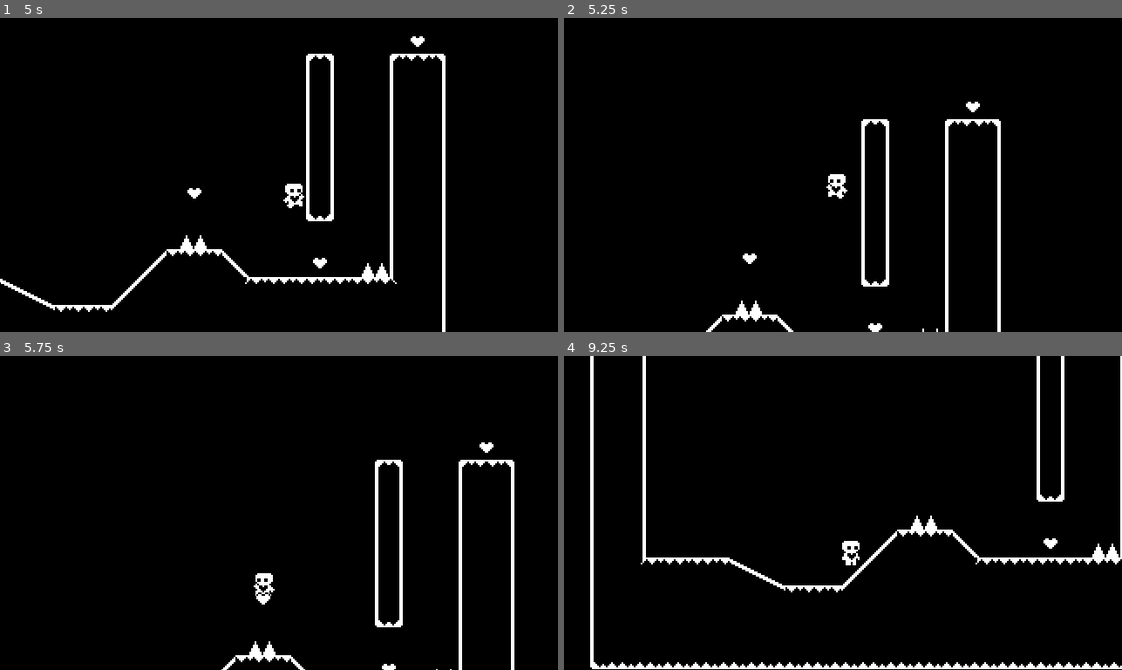
Above: before the commit, frames 1-4 (two rows, left to right).
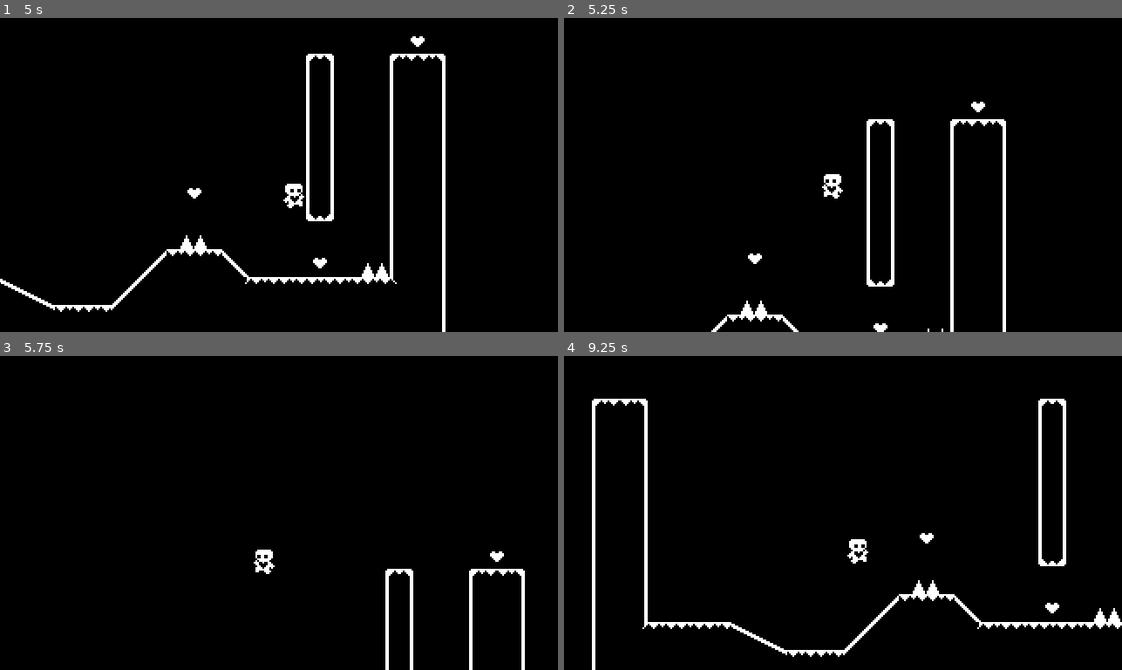
Above: after the commit, the same moments.

Repository: mubinulhaque/SimplePlatformer
Game: Godot game, scene res://start_menu.tscn
Two runs of this game, one before a commit and one after it. Both use one fixed random seed, a clock stepped at 60 frames per second and the inputs below.
Inputs:
- Up to frame 1 (5 s): click "Start" at 0.5 s; hold Right (game_right) 1.28-2.78 s; tap Space (game_jump) at 1.35, 1.52, 1.82, 2.1, 2.27, 2.57, 2.85, 3.6, 3.77, 4.07, 4.35, 4.52, 4.82 s; hold Left (game_left) 2.78-3.53 s; hold Right (game_right) from 3.53 s (still down)
- Up to frame 2 (5.25 s): release Right (game_right) at 5.03 s; hold Left (game_left) from 5.03 s (still down); tap Space (game_jump) at 5.1 s
- Up to frame 3 (5.75 s): keep holding Left (game_left); tap Space (game_jump) at 5.27, 5.57 s
- Up to frame 4 (9.25 s): release Left (game_left) at 5.78 s; hold Right (game_right) 5.78-6.53 s; tap Space (game_jump) at 5.85, 6.6, 6.77, 7.07, 7.35, 7.52, 7.82, 8.1, 8.27, 8.57, 8.85 s; hold Left (game_left) 6.53-8.03 s; hold Right (game_right) from 8.03 s (still down)

Frame 1 is identical in both runs. In frame 2, 3.9% of the frame differs, in the area x 25-80%, y 26-100%; in frame 3, 3.4%; in frame 4, 6.8%, in the area x 4-100%, y 0-100%.

Commit message:
Fixed wall jumping
Added a 0.1 second window where the player can wall-jump after leaving a wall to make wall jumping feel better. Also updated Godot to 4.1 and changed the Coyote Time to 0.1 seconds.

Diff:
--- a/player.gd
+++ b/player.gd
@@ -1,8 +1,4 @@
 extends CharacterBody2D
-
-# If the player has collided with a hazard
-func _on_hazard_detector_area_entered(_area):
-	global_position = starting_position
 
 @export var movement_data : PlayerMovementData
 
@@ -10,9 +6,11 @@
 var wall_jumping: bool = false
 # Get the gravity from the project settings to be synced with RigidBody nodes
 var gravity = ProjectSettings.get_setting("physics/2d/default_gravity")
+var old_wall_normal = Vector2.ZERO
 
 @onready var sprite = $AnimatedSprite2D
 @onready var coyote_jump_timer = $CoyoteJumpTimer
+@onready var wall_jump_timer = $WallJumpTimer
 @onready var starting_position = global_position
 
 func _physics_process(delta):
@@ -21,10 +19,17 @@
 		velocity.y += gravity * movement_data.gravity_scale * delta
 
 	# Handle wall jumping
-	if is_on_wall_only() and Input.is_action_just_pressed("game_jump"):
+	if ((is_on_wall_only() or wall_jump_timer.time_left > 0.0)
+			and Input.is_action_just_pressed("game_jump")):
 		# If the player is only colliding with a wall (and not the floor)
-		# and wants to jump
+		# or has just left the wall and wants to jump
 		var wall_normal = get_wall_normal()
+
+		if wall_jump_timer.time_left > 0.0: # If the player has just left the wall
+			# Get the old wall normal since get_wall_normal() only returns
+			# a value if the player is colliding with a wall
+			wall_normal = old_wall_normal
+
 		velocity.x = wall_normal.x * movement_data.speed
 		velocity.y = movement_data.jump_velocity
 		sprite.flip_h = (velocity.x < 0)
@@ -71,11 +76,31 @@
 	if not is_on_floor():
 		sprite.play("jump")
 
-	# Move while accounting for Coyote Time
+	# Check for the player colliding with the level
 	var was_on_floor = is_on_floor()
+	var was_on_wall = is_on_wall_only()
+
+	# Update old wall normal
+	if was_on_wall:
+		old_wall_normal = get_wall_normal()
+
 	move_and_slide()
+
+	# Start the Coyote Timer
 	var just_left_ground = was_on_floor and not is_on_floor() and velocity.y >= 0
 	if just_left_ground: # If the player just left the ground and now falling
 		coyote_jump_timer.start()
 
+	# Start the Wall Jump Timer
+	var just_left_wall = was_on_wall and not is_on_wall_only()
+	if just_left_wall:
+		wall_jump_timer.start()
+
+	# Set wall jumping to false so that players can wall jump again
 	wall_jumping = false
+
+
+# If the player has collided with a hazard
+func _on_hazard_detector_area_entered(_area):
+	# Reset the player's position
+	global_position = starting_position
--- a/player.tscn
+++ b/player.tscn
@@ -102,7 +102,11 @@
 shape = SubResource("RectangleShape2D_qijer")
 
 [node name="CoyoteJumpTimer" type="Timer" parent="."]
-wait_time = 0.2
+wait_time = 0.1
+one_shot = true
+
+[node name="WallJumpTimer" type="Timer" parent="."]
+wait_time = 0.1
 one_shot = true
 
 [node name="Camera2D" type="Camera2D" parent="."]
--- a/project.godot
+++ b/project.godot
@@ -12,7 +12,7 @@
 
 config/name="Simple Platformer"
 run/main_scene="res://start_menu.tscn"
-config/features=PackedStringArray("4.0", "Forward Plus")
+config/features=PackedStringArray("4.1", "Forward Plus")
 config/icon="res://icon.svg"
 
 [autoload]
